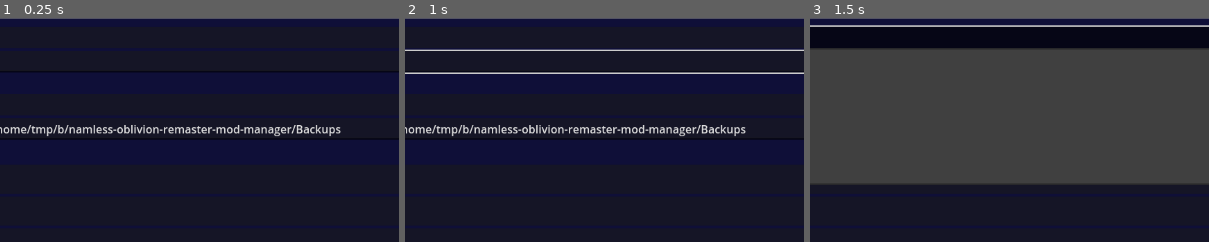
Above: before the commit, frames 1-3 (left to right).
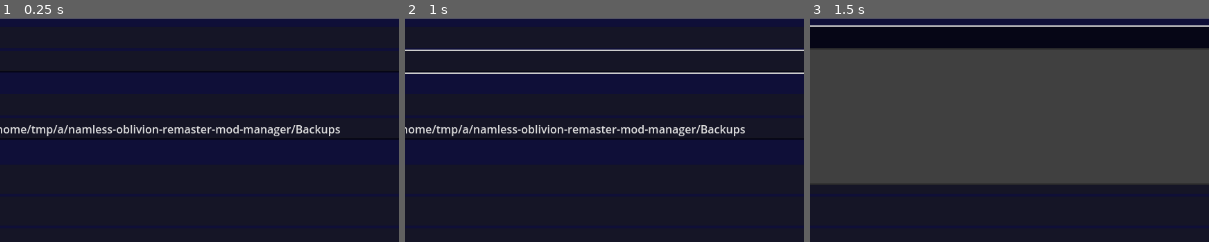
Above: after the commit, the same moments.

Repository: TheNamlessGuy/oblivion-remaster-mod-manager
Game: Godot game, scene res://src/components/main_window.tscn
Two runs of this game, one before a commit and one after it. Both use one fixed random seed, a clock stepped at 60 frames per second and the inputs below.
Inputs (mouse positions are % of the whole screen's width and height, from its top left):
- Up to frame 1 (0.25 s): no input
- Up to frame 2 (1 s): click (54, 17) at 0.52 s; type "12" at 0.6 s; click (54, 42) at 0.75 s; type "12" at 0.83 s
- Up to frame 3 (1.5 s): click "Settings" at 1.25 s
The pictures show only the part of the screen within x 32-82%, y 32-82%; the shares and areas given below are measured in that part.

The runs differ from the first frame. In frame 1, 1.3% of the frame differs, in the area x 14-86%, y 47-53%; in frame 2, 1.3%; in frame 3, nothing differs.

Commit message:
fix: Swapped "Can't run MagicLoader on Linux" warning to a notification

Diff:
--- a/project/src/global_scripts/notification.gd
+++ b/project/src/global_scripts/notification.gd
@@ -1,6 +1,13 @@
 extends Node
 
 func info(msg: Array, title: String = "Information", ttl: int = 5) -> void:
+  var notif := InfoNotification.new()
+  notif.set_title(title)
+  notif.set_text(Global.array_to_string(msg))
+  notif.ttl = ttl
+  _container.add_notification(notif)
+
+func warning(msg: Array, title: String = "Warning", ttl: int = 5) -> void:
   var notif := InfoNotification.new()
   notif.set_title(title)
   notif.set_text(Global.array_to_string(msg))
--- a/project/src/helper_scripts/components/mod_selector/magic_loader_mod_selector.gd
+++ b/project/src/helper_scripts/components/mod_selector/magic_loader_mod_selector.gd
@@ -132,7 +132,7 @@
   alert_container.clear()
 
   if Global.get_os() != Global.OperatingSystem.WINDOWS:
-    alert_container.warning(["Can't run MagicLoader automatically, since NORMM isn't running on Windows. Please run it manually"])
+    Notification.warning(["Can't run MagicLoader automatically, since NORMM isn't running on Windows. Please run it manually"])
     return
 
   var response := Global.run_program(Game.get_magic_loader_cli())
